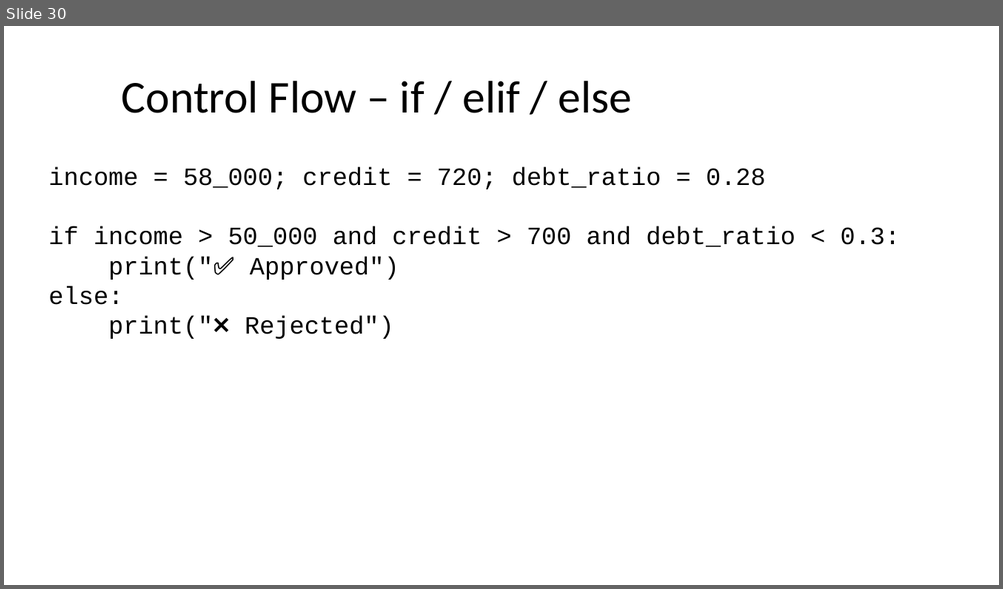
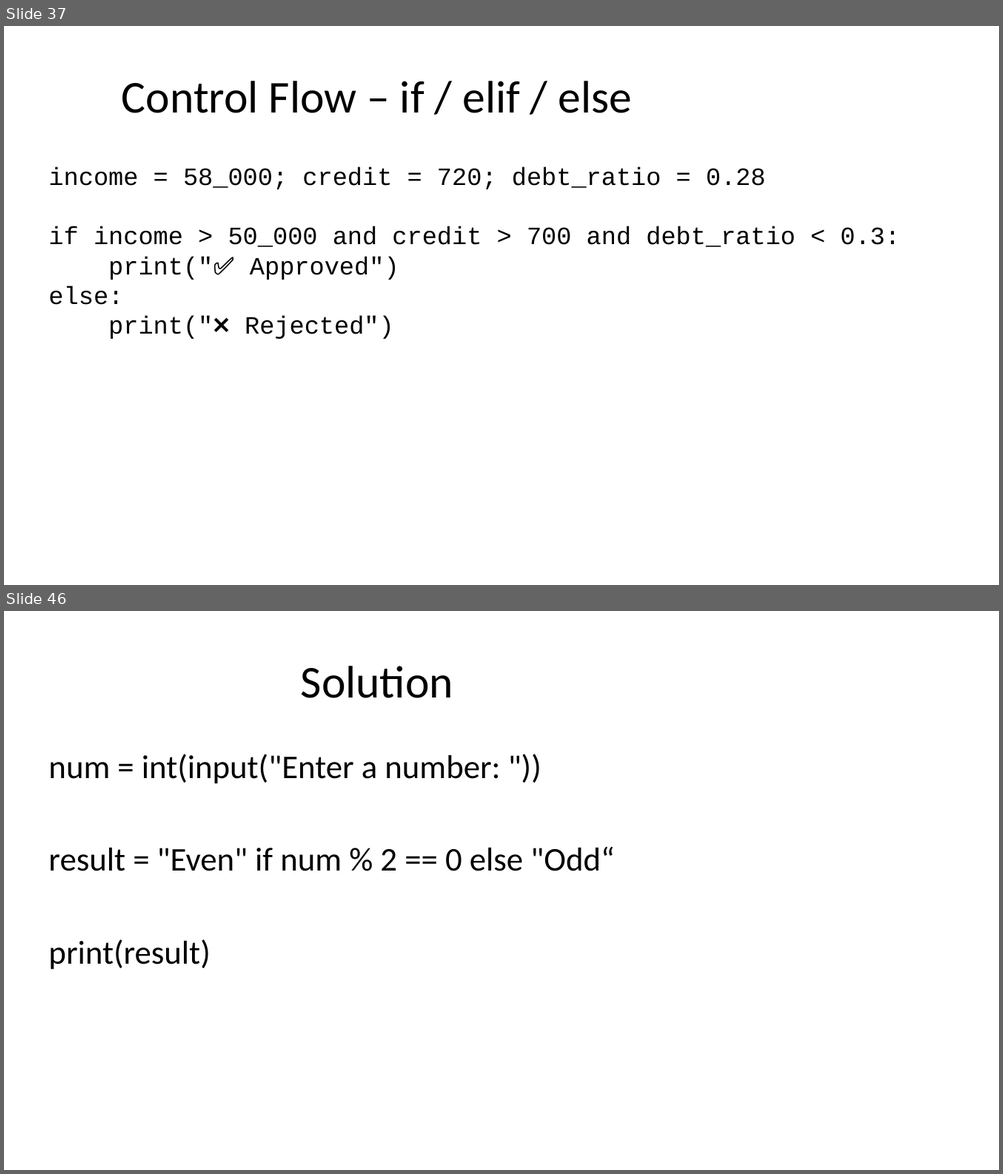
Before and after one commit to seanwhs/3-Day-Python-Crash-Course, a slide deck: Python_Crash_Course_2025.pptx. Shown one above the other, each under a label of ours: slide 30 before the commit, slides 37 and 46 after it; the slides between them are not shown. The pictures are 1003x589 and 1003x1174 pixels, drawn with LibreOffice and Linux fonts; fonts in the diff are those of the drawing. Boxes give left, top, right and bottom in pixels: in the first picture for what was removed or moved away, otherwise in the second. Text is boxed around its words. In the diff, an @@ line names an element or a change of style, - is before the commit and + after.

```diff
--- a/Python_Crash_Course_2025.pptx
+++ b/Python_Crash_Course_2025.pptx
@@ slide 46 added at bbox=[4, 611, 999, 1170], background #FFFFFF @@
@@ title added at bbox=[301, 666, 453, 698], 44 pt, text #000000 @@
+Solution
@@ text added at bbox=[48, 754, 614, 970], 32 pt, text #000000 @@
+num = int(input("Enter a number: "))
+result = "Even" if num % 2 == 0 else "Odd“
+print(result)
@@ what was slide 30 is now slide 37 @@
```
Also in this commit, not shown: 1 slide changed, 27 other slides added, 1 slide removed.
